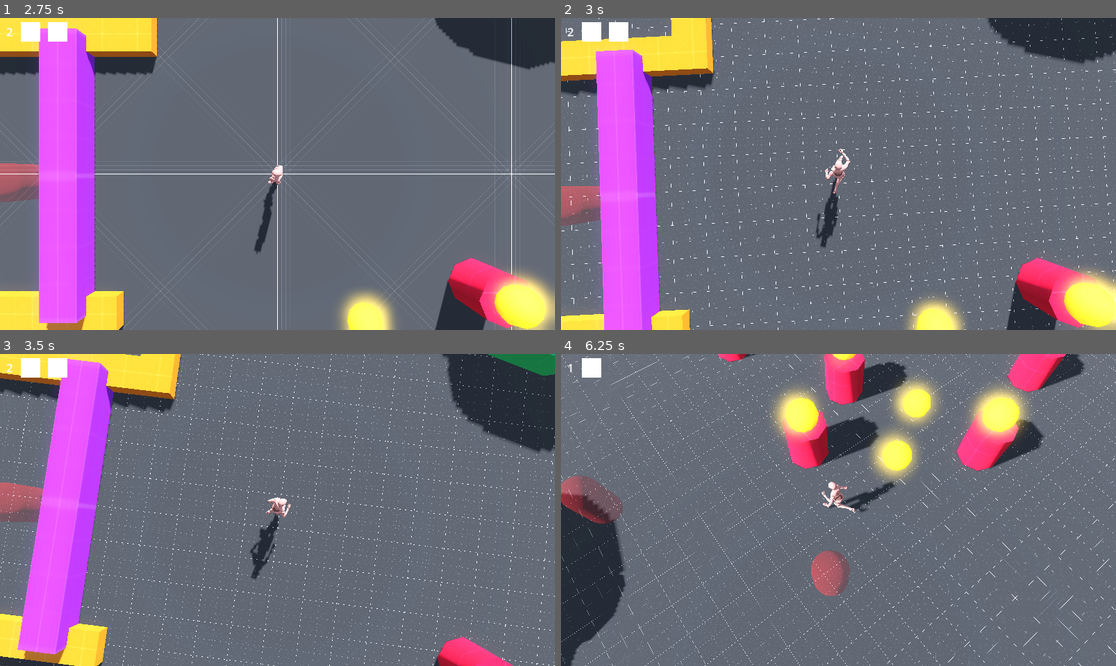
Above: before the commit, frames 1-4 (two rows, left to right).
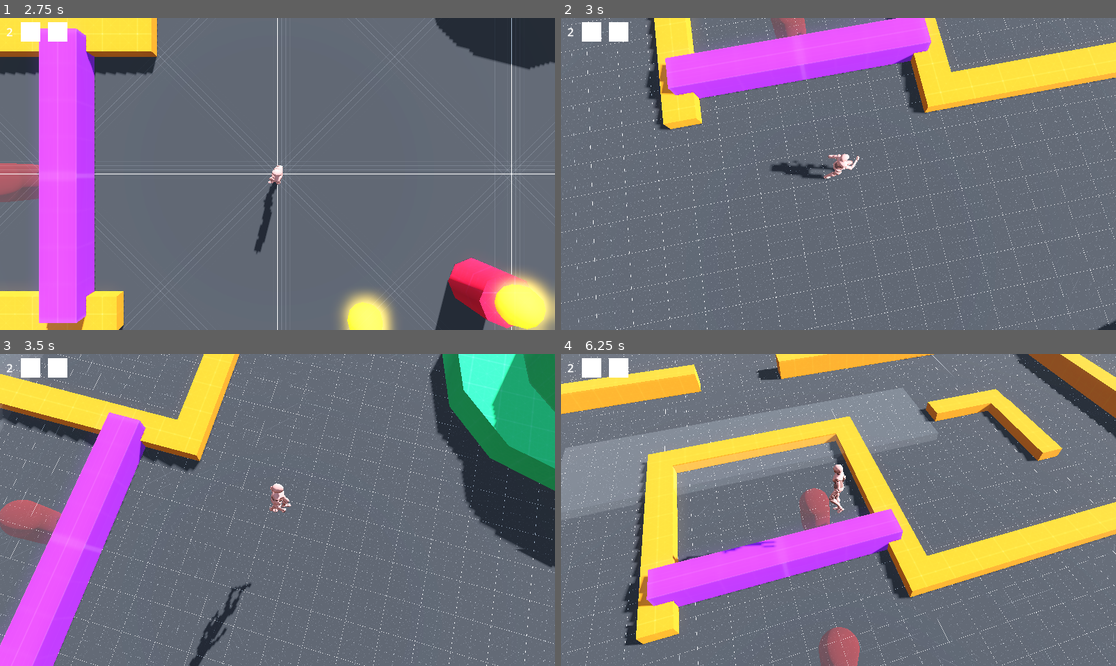
Above: after the commit, the same moments.

Repository: Bloombeard/diamond-heist
Game: Godot game, scene res://scenes/main_menu.tscn
The game is run twice, just before and just after one commit, with the same random seed, the same clock (stepped at 60 frames per second) and the same inputs.
Inputs:
- Up to frame 1 (2.75 s): click "START" at 0.5 s; click "START" at 1.25 s; click "dev: arena" at 2 s
- Up to frame 2 (3 s): tap Enter at 2.75 s; hold D (move_right) from 2.78 s (still down); tap Shift (dash) at 2.85 s
- Up to frame 3 (3.5 s): keep holding D (move_right); tap Space (jump) at 3.02, 3.05, 3.32 s
- Up to frame 4 (6.25 s): release D (move_right) at 3.53 s; hold S (move_backward) 3.53-4.28 s; tap Space (jump) at 3.6, 3.77, 4.07, 4.55, 5.27, 5.57, 5.85, 6.02 s; tap Shift (dash) at 3.8, 4.35, 5.1 s; hold D (move_right) 4.28-5.03 s; hold W (move_forward) 5.03-5.78 s; hold A (move_left) from 5.78 s (still down)

Frame 1 is identical in both runs. In frame 2, 37% of the frame differs, in the area x 0-100%, y 0-100%; in frame 3, 36%; in frame 4, 50%.

Commit message:
initial csg blocking

Diff:
--- /dev/null
+++ b/scenes/world.tscn
@@ -0,0 +1,371 @@
+[gd_scene load_steps=20 format=3 uid="uid://cx4fgmdp14gtg"]
+
+[ext_resource type="Script" uid="uid://du4uc3ndia0o6" path="res://scripts/vault.gd" id="1_7r4gi"]
+[ext_resource type="PackedScene" uid="uid://cocuv0btvffdb" path="res://scenes/pause_menu.tscn" id="2_w7kh3"]
+[ext_resource type="PackedScene" uid="uid://brju4w3b4dpj7" path="res://scenes/freezable_bridge.tscn" id="3_w7kh3"]
+[ext_resource type="PackedScene" uid="uid://ctxjia2mwr1rd" path="res://scenes/item_pickup.tscn" id="4_i7141"]
+[ext_resource type="Texture2D" uid="uid://c0rbj02fx21ld" path="res://assets/textures/grids/Light/texture_07.png" id="5_7r4gi"]
+[ext_resource type="Texture2D" uid="uid://does8rpwjdh1r" path="res://assets/textures/grids/Red/texture_05.png" id="5_jhx03"]
+[ext_resource type="Texture2D" uid="uid://djg8y25y06h5n" path="res://assets/textures/grids/Green/texture_09.png" id="6_w7kh3"]
+[ext_resource type="PackedScene" uid="uid://butv4eka18auv" path="res://scenes/player.tscn" id="7_xo05s"]
+[ext_resource type="Script" uid="uid://calcf0bm026jd" path="res://scripts/static_tracking_camera.gd" id="8_dss4m"]
+[ext_resource type="PackedScene" uid="uid://boc7uld8h3ora" path="res://scenes/camera_on_rails.tscn" id="9_7t5mc"]
+
+[sub_resource type="ProceduralSkyMaterial" id="ProceduralSkyMaterial_sgp6g"]
+sky_horizon_color = Color(0.662243, 0.671743, 0.686743, 1)
+ground_horizon_color = Color(0.662243, 0.671743, 0.686743, 1)
+
+[sub_resource type="Sky" id="Sky_o5qli"]
+sky_material = SubResource("ProceduralSkyMaterial_sgp6g")
+
+[sub_resource type="Environment" id="Environment_0wfyh"]
+background_mode = 2
+sky = SubResource("Sky_o5qli")
+tonemap_mode = 2
+sdfgi_enabled = true
+glow_enabled = true
+fog_enabled = true
+fog_light_color = Color(0.644337, 0.675688, 0.724948, 1)
+fog_density = 0.001
+
+[sub_resource type="StandardMaterial3D" id="StandardMaterial3D_jyhfs"]
+albedo_texture = ExtResource("5_jhx03")
+uv1_triplanar = true
+
+[sub_resource type="StandardMaterial3D" id="StandardMaterial3D_tefeu"]
+albedo_texture = ExtResource("5_7r4gi")
+uv1_triplanar = true
+
+[sub_resource type="StandardMaterial3D" id="StandardMaterial3D_e3hyu"]
+albedo_texture = ExtResource("6_w7kh3")
+
+[sub_resource type="BoxShape3D" id="BoxShape3D_jyhfs"]
+size = Vector3(13.934551, 15.955597, 18.109253)
+
+[sub_resource type="BoxShape3D" id="BoxShape3D_5fq5j"]
+size = Vector3(21.977236, 8.087921, 14.983398)
+
+[sub_resource type="BoxShape3D" id="BoxShape3D_skwyo"]
+size = Vector3(0.82666016, 2.3504639, 2.2167969)
+
+[node name="Vault" type="Node3D"]
+script = ExtResource("1_7r4gi")
+
+[node name="PauseMenu" parent="." instance=ExtResource("2_w7kh3")]
+
+[node name="WorldEnvironment" type="WorldEnvironment" parent="."]
+environment = SubResource("Environment_0wfyh")
+
+[node name="DirectionalLight3D" type="DirectionalLight3D" parent="."]
+transform = Transform3D(-0.245308, 0.553276, -0.796059, 1.39791e-08, 0.821149, 0.570714, 0.969445, 0.14, -0.201434, -10.6018, 12.7278, 0)
+shadow_enabled = true
+
+[node name="FreezableBridge" parent="." instance=ExtResource("3_w7kh3")]
+transform = Transform3D(-4.371139e-08, 0, 1, 0, 1, 0, -1, 0, -4.371139e-08, -39.668377, 1.2, 17.450535)
+
+[node name="bomb" parent="." instance=ExtResource("4_i7141")]
+transform = Transform3D(1, 0, 0, 0, 1, 0, 0, 0, 1, -14.7072735, -2.6444407, 17.935751)
+pickup_type = 6
+
+[node name="cube" parent="." instance=ExtResource("4_i7141")]
+transform = Transform3D(1, 0, 0, 0, 1, 0, 0, 0, 1, -35.222916, -2.9781513, -74.79792)
+pickup_type = 7
+
+[node name="vault_complex" type="CSGCombiner3D" parent="."]
+use_collision = true
+
+[node name="vault3" type="CSGBox3D" parent="vault_complex"]
+transform = Transform3D(1, 0, 0, 0, 1, 0, 0, 0, 1, -9.660775, -0.80914485, 37.537502)
+size = Vector3(1396.0247, 142.73705, 1003.1641)
+material = SubResource("StandardMaterial3D_jyhfs")
+
+[node name="ROOMv" type="CSGBox3D" parent="vault_complex/vault3"]
+transform = Transform3D(1, 0, 0, 0, 1, 0, 0, 0, 1, 17.317, 9, -37.189)
+operation = 2
+size = Vector3(13.319, 15, 17.688)
+material = SubResource("StandardMaterial3D_tefeu")
+
+[node name="DOORWAYva" type="CSGBox3D" parent="vault_complex/vault3"]
+transform = Transform3D(1, 0, 0, 0, 1, 0, 0, 0, 1, 9.2642975, 3.5, -38.274)
+operation = 2
+size = Vector3(3, 4, 2)
+material = SubResource("StandardMaterial3D_tefeu")
+
+[node name="ROOMa" type="CSGBox3D" parent="vault_complex/vault3"]
+transform = Transform3D(1, 0, 0, 0, 1, 0, 0, 0, 1, -2.2337027, 1, -43.01531)
+operation = 2
+size = Vector3(20.993, 11, 14.35)
+material = SubResource("StandardMaterial3D_tefeu")
+
+[node name="BOMBWAYac" type="CSGBox3D" parent="vault_complex/vault3"]
+transform = Transform3D(1, 0, 0, 0, 1, 0, 0, 0, 1, -2.210703, -3, -34.74122)
+operation = 2
+size = Vector3(5.434, 3, 4.0941796)
+material = SubResource("StandardMaterial3D_tefeu")
+
+[node name="grass" type="CSGBox3D" parent="vault_complex/vault3"]
+transform = Transform3D(1, 0, 0, 0, 1, 0, 0, 0, 1, -2.210805, -3.1650033, -37.00297)
+size = Vector3(5.4335546, 3.675993, 0.73648477)
+material = SubResource("StandardMaterial3D_e3hyu")
+
+[node name="DOORWAYab" type="CSGBox3D" parent="vault_complex/vault3"]
+transform = Transform3D(1, 0, 0, 0, 1, 0, 0, 0, 1, -14.096436, 3.9918604, -48.577717)
+operation = 2
+size = Vector3(3, 4, 2)
+material = SubResource("StandardMaterial3D_tefeu")
+
+[node name="vault_jumper" type="CSGBox3D" parent="vault_complex/vault3"]
+transform = Transform3D(1, 0, 0, 0, 1, 0, 0, 0, 1, -11.021305, -1.4094238, -48.409115)
+size = Vector3(3.501709, 6.8188477, 4.841675)
+material = SubResource("StandardMaterial3D_tefeu")
+
+[node name="vault_jumper2" type="CSGBox3D" parent="vault_complex/vault3"]
+transform = Transform3D(1, 0, 0, 0, 1, 0, 0, 0, 1, -11.021305, -2.144043, -40.980556)
+size = Vector3(3.501709, 5.3496094, 10.409149)
+material = SubResource("StandardMaterial3D_tefeu")
+
+[node name="vault_jumper3" type="CSGBox3D" parent="vault_complex/vault3"]
+transform = Transform3D(1, 0, 0, 0, 1, 0, 0, 0, 1, -7.054859, -3.9125977, -47.100266)
+size = Vector3(3.501709, 1.8125, 7.0370445)
+material = SubResource("StandardMaterial3D_tefeu")
+
+[node name="vault_jumper4" type="CSGBox3D" parent="vault_complex/vault3"]
+transform = Transform3D(1, 0, 0, 0, 1, 0, 0, 0, 1, -7.054859, -3.175293, -38.133636)
+size = Vector3(3.501709, 3.2871094, 7.0370445)
+material = SubResource("StandardMaterial3D_tefeu")
+
+[node name="vault_shallowpit" type="CSGBox3D" parent="vault_complex/vault3"]
+transform = Transform3D(1, 0, 0, 0, 1, 0, 0, 0, 1, -2.0982494, -4.701921, -38.724503)
+operation = 2
+size = Vector3(6.8269963, 0.42773438, 5.7789974)
+material = SubResource("StandardMaterial3D_tefeu")
+
+[node name="vault_shallowpit2" type="CSGBox3D" parent="vault_complex/vault3"]
+transform = Transform3D(1, 0, 0, 0, 1, 0, 0, 0, 1, -2.0982494, -4.701921, -46.923325)
+operation = 2
+size = Vector3(6.8269963, 0.42773438, 6.571994)
+material = SubResource("StandardMaterial3D_tefeu")
+
+[node name="ROOMb" type="CSGBox3D" parent="vault_complex/vault3"]
+transform = Transform3D(1, 0, 0, 0, 1, 0, 0, 0, 1, -24.822174, 5.5, -47.851032)
+operation = 2
+size = Vector3(18.853348, 7, 24.904116)
+material = SubResource("StandardMaterial3D_tefeu")
+
+[node name="ICEWAYbc" type="CSGBox3D" parent="vault_complex/vault3"]
+transform = Transform3D(-4.371139e-08, 0, 1, 0, 1, 0, -1, 0, -4.371139e-08, -30.193771, 4.4506006, -34.07738)
+operation = 2
+size = Vector3(3, 4.9174805, 6.7142944)
+material = SubResource("StandardMaterial3D_tefeu")
+
+[node name="ROOMc" type="CSGBox3D" parent="vault_complex/vault3"]
+transform = Transform3D(1, 0, 0, 0, 1, 0, 0, 0, 1, -14.148271, 2.27417, -19.992062)
+operation = 2
+size = Vector3(40.103474, 13.54834, 26.03473)
+material = SubResource("StandardMaterial3D_tefeu")
+
+[node name="c_jumper" type="CSGBox3D" parent="vault_complex/vault3"]
+transform = Transform3D(1, 0, 0, 0, 1, 0, 0, 0, 1, -30.312542, -1.409424, -30.461555)
+size = Vector3(8.25238, 6.8188477, 6.0892944)
+material = SubResource("StandardMaterial3D_tefeu")
+
+[node name="c_jumper2" type="CSGBox3D" parent="vault_complex/vault3"]
+transform = Transform3D(1, 0, 0, 0, 1, 0, 0, 0, 1, -30.312542, -1.409424, -9.546692)
+size = Vector3(8.25238, 6.8188477, 6.0892944)
+material = SubResource("StandardMaterial3D_tefeu")
+
+[node name="ICEWAYcf" type="CSGBox3D" parent="vault_complex/vault3"]
+transform = Transform3D(-4.371139e-08, 0, 1, 0, 1, 0, -1, 0, -4.371139e-08, -30.193771, 4.4506006, -5.6163864)
+operation = 2
+size = Vector3(3, 4.9174805, 6.7142944)
+material = SubResource("StandardMaterial3D_tefeu")
+
+[node name="pedestal" type="CSGCylinder3D" parent="vault_complex/vault3"]
+transform = Transform3D(1, 0, 0, 0, 1, 0, 0, 0, 1, -5.1027174, -3.6690073, -19.663355)
+radius = 1.9003906
+material = SubResource("StandardMaterial3D_tefeu")
+
+[node name="BOMBWAYbd" type="CSGBox3D" parent="vault_complex/vault3"]
+transform = Transform3D(1, 0, 0, 0, 1, 0, 0, 0, 1, -21.046394, 3.5, -61.254303)
+operation = 2
+size = Vector3(5.434, 3, 2.62)
+material = SubResource("StandardMaterial3D_tefeu")
+
+[node name="ROOMd" type="CSGBox3D" parent="vault_complex/vault3"]
+transform = Transform3D(1, 0, 0, 0, 1, 0, 0, 0, 1, -24.054451, 2.27417, -75.47591)
+operation = 2
+size = Vector3(13.845804, 13.54834, 26.03473)
+material = SubResource("StandardMaterial3D_tefeu")
+
+[node name="d_jumper3" type="CSGBox3D" parent="vault_complex/vault3"]
+transform = Transform3D(1, 0, 0, 0, 1, 0, 0, 0, 1, -21.030136, -1.409424, -86.22475)
+size = Vector3(8.25238, 6.8188477, 6.0892944)
+material = SubResource("StandardMaterial3D_tefeu")
+
+[node name="d_jumper4" type="CSGBox3D" parent="vault_complex/vault3"]
+transform = Transform3D(1, 0, 0, 0, 1, 0, 0, 0, 1, -21.030136, -1.409424, -65.30989)
+size = Vector3(8.25238, 6.8188477, 6.0892944)
+material = SubResource("StandardMaterial3D_tefeu")
+
+[node name="BOMBWAYac2" type="CSGBox3D" parent="vault_complex/vault3"]
+transform = Transform3D(1, 0, 0, 0, 1, 0, 0, 0, 1, -22.442513, -3, -88.091415)
+operation = 2
+size = Vector3(5.434, 3, 4.0941796)
+material = SubResource("StandardMaterial3D_tefeu")
+
+[node name="ROOMe" type="CSGBox3D" parent="vault_complex/vault3"]
+transform = Transform3D(1, 0, 0, 0, 1, 0, 0, 0, 1, -21.368732, 2.27417, -102.68144)
+operation = 2
+size = Vector3(19.217243, 13.54834, 26.03473)
+material = SubResource("StandardMaterial3D_tefeu")
+
+[node name="ICEWAYde" type="CSGBox3D" parent="vault_complex/vault3"]
+transform = Transform3D(-4.371139e-08, 0, 1, 0, 1, 0, -1, 0, -4.371139e-08, -20.92757, 4.4506006, -89.34812)
+operation = 2
+size = Vector3(3, 4.9174805, 6.7142944)
+material = SubResource("StandardMaterial3D_tefeu")
+
+[node name="pedestal2" type="CSGCylinder3D" parent="vault_complex/vault3"]
+transform = Transform3D(1, 0, 0, 0, 1, 0, 0, 0, 1, -25.540276, -3.6690073, -112.3618)
+radius = 1.9003906
+material = SubResource("StandardMaterial3D_tefeu")
+
+[node name="e_jumper" type="CSGBox3D" parent="vault_complex/vault3"]
+transform = Transform3D(1, 0, 0, 0, 1, 0, 0, 0, 1, -21.240097, 0.3167113, -92.87693)
+size = Vector3(20.04305, 3.3665771, 7.2966003)
+material = SubResource("StandardMaterial3D_tefeu")
+
+[node name="e_jumper2" type="CSGBox3D" parent="vault_complex/vault3"]
+transform = Transform3D(1, 0, 0, 0, 1, 0, 0, 0, 1, -15.504724, -3.2973404, -110.694824)
+size = Vector3(8.572307, 3.4125214, 10.647324)
+material = SubResource("StandardMaterial3D_tefeu")
+
+[node name="e_jumper3" type="CSGBox3D" parent="vault_complex/vault3"]
+transform = Transform3D(1, 0, 0, 0, 1, 0, 0, 0, 1, -12.594922, -0.4332832, -100.54715)
+size = Vector3(2.5509062, 1.4132919, 3.8140326)
+material = SubResource("StandardMaterial3D_tefeu")
+
+[node name="e_jumper4" type="CSGBox3D" parent="vault_complex/vault3"]
+transform = Transform3D(1, 0, 0, 0, 1, 0, 0, 0, 1, -28.452763, -1.2554628, -96.18585)
+size = Vector3(5.617717, 6.5109253, 13.221428)
+material = SubResource("StandardMaterial3D_tefeu")
+
+[node name="ROOMf" type="CSGBox3D" parent="vault_complex/vault3"]
+transform = Transform3D(1, 0, 0, 0, 1, 0, 0, 0, 1, -20.187244, 9.235352, 4.5090103)
+operation = 2
+size = Vector3(31.22477, 14.529297, 17.762945)
+material = SubResource("StandardMaterial3D_tefeu")
+
+[node name="ROOMh" type="CSGBox3D" parent="vault_complex/vault3"]
+transform = Transform3D(1, 0, 0, 0, 1, 0, 0, 0, 1, 15.772751, 13, 4.525463)
+operation = 2
+size = Vector3(40.719242, 7, 13.315212)
+material = SubResource("StandardMaterial3D_tefeu")
+
+[node name="guyshole" type="CSGBox3D" parent="vault_complex/vault3"]
+transform = Transform3D(-4.371139e-08, 0, 1, 0, 1, 0, -1, 0, -4.371139e-08, 32.079514, 11.499999, -4.9576263)
+operation = 2
+size = Vector3(5.8461914, 4, 6.714)
+material = SubResource("StandardMaterial3D_tefeu")
+
+[node name="ICEWAYhi" type="CSGBox3D" parent="vault_complex/vault3"]
+transform = Transform3D(-4.371139e-08, 0, 1, 0, 1, 0, -1, 0, -4.371139e-08, 14.1087, 11.5, -3.1315155)
+operation = 2
+size = Vector3(3, 4, 6.714)
+material = SubResource("StandardMaterial3D_tefeu")
+
+[node name="ROOMv4" type="CSGBox3D" parent="vault_complex/vault3"]
+transform = Transform3D(1, 0, 0, 0, 1, 0, 0, 0, 1, 16.581814, 9, -15.066513)
+operation = 2
+size = Vector3(13.135782, 15, 20.992128)
+material = SubResource("StandardMaterial3D_tefeu")
+
+[node name="i_jumper3" type="CSGBox3D" parent="vault_complex/vault3"]
+transform = Transform3D(1, 0, 0, 0, 1, 0, 0, 0, 1, 13.791863, 7.9885864, -27.10372)
+size = Vector3(8.25238, 3.0228271, 6.0892944)
+material = SubResource("StandardMaterial3D_tefeu")
+
+[node name="i_jumper4" type="CSGBox3D" parent="vault_complex/vault3"]
+transform = Transform3D(1, 0, 0, 0, 1, 0, 0, 0, 1, 13.791863, 5.3569336, -6.188858)
+size = Vector3(8.25238, 8.286133, 6.0892944)
+material = SubResource("StandardMaterial3D_tefeu")
+
+[node name="DOORWAYiv" type="CSGBox3D" parent="vault_complex/vault3"]
+transform = Transform3D(-4.371139e-08, 0, 1, 0, 1, 0, -1, 0, -4.371139e-08, 14.1087, 11.5, -26.939547)
+operation = 2
+size = Vector3(3, 4, 2)
+material = SubResource("StandardMaterial3D_tefeu")
+
+[node name="ROOMg" type="CSGBox3D" parent="vault_complex/vault3"]
+transform = Transform3D(1, 0, 0, 0, 1, 0, 0, 0, 1, -48.22594, 2.27417, 4.7575836)
+operation = 2
+size = Vector3(20.247791, 13.54834, 17.439346)
+material = SubResource("StandardMaterial3D_tefeu")
+
+[node name="BOMBWAYfg" type="CSGBox3D" parent="vault_complex/vault3"]
+transform = Transform3D(-4.371139e-08, 0, 1, 0, 1, 0, -1, 0, -4.371139e-08, -36.846733, 3.5, 6.2700844)
+operation = 2
+size = Vector3(5.434, 3, 2.62)
+material = SubResource("StandardMaterial3D_tefeu")
+
+[node name="pedestal3" type="CSGCylinder3D" parent="vault_complex/vault3"]
+transform = Transform3D(1, 0, 0, 0, 1, 0, 0, 0, 1, -48.31173, -3.6690073, 4.7483826)
+radius = 1.9003906
+material = SubResource("StandardMaterial3D_tefeu")
+
+[node name="DOORWAYvj" type="CSGBox3D" parent="vault_complex/vault3"]
+transform = Transform3D(-4.371139e-08, 0, 1, 0, 1, 0, -1, 0, -4.371139e-08, 17.980494, 47.702126, -38.041)
+operation = 2
+size = Vector3(8.355469, 64.78589, 7.034851)
+material = SubResource("StandardMaterial3D_tefeu")
+
+[node name="ItemPickup" parent="vault_complex" instance=ExtResource("4_i7141")]
+transform = Transform3D(1, 0, 0, 0, 1, 0, 0, 0, 1, -57.71118, -2.9781523, 42.342117)
+pickup_type = 5
+
+[node name="Player" parent="." instance=ExtResource("7_xo05s")]
+transform = Transform3D(-4.37114e-08, 0, -1, 0, 1, 0, 1, 0, -4.37114e-08, 2.739437, 0.68270636, 7.298099e-07)
+
+[node name="hallway_camera" type="Camera3D" parent="." node_paths=PackedStringArray("target")]
+transform = Transform3D(-0.6659867, 0.5582364, -0.4948069, 0.03967631, 0.6888816, 0.7237873, 0.74490774, 0.46240056, -0.48093477, -10.366768, 4.6975546, -10.529995)
+script = ExtResource("8_dss4m")
+target = NodePath("../Player")
+
+[node name="vault_camera" type="Camera3D" parent="." node_paths=PackedStringArray("target")]
+transform = Transform3D(-0.8642046, -0.17474686, 0.47181997, 0, 0.93774956, 0.34731215, -0.5031407, 0.30014873, -0.81040746, 11.581349, 6.0930195, -7.5658383)
+script = ExtResource("8_dss4m")
+target = NodePath("../Player")
+
+[node name="outside_follow_camera" parent="." node_paths=PackedStringArray("target") instance=ExtResource("9_7t5mc")]
+transform = Transform3D(1, 0, 0, 0, 1, 0, 0, 0, 1, 0, 2.3651495, 0)
+target = NodePath("../Player")
+
+[node name="vault_area" type="Area3D" parent="."]
+transform = Transform3D(1, 0, 0, 0, 1, 0, 0, 0, 1, 0, 1.2479479, 0)
+
+[node name="CollisionShape3D" type="CollisionShape3D" parent="vault_area"]
+transform = Transform3D(1, 0, 0, 0, 1, 0, 0, 0, 1, 7.650072, 6.6877594, 0.3303833)
+shape = SubResource("BoxShape3D_jyhfs")
+
+[node name="hallway_area" type="Area3D" parent="."]
+transform = Transform3D(1, 0, 0, 0, 1, 0, 0, 0, 1, -12.076374, 0, 0)
+
+[node name="CollisionShape3D" type="CollisionShape3D" parent="hallway_area"]
+transform = Transform3D(1, 0, 0, 0, 1, 0, 0, 0, 1, -0.027449608, -1.2217993, -5.1783066)
+shape = SubResource("BoxShape3D_5fq5j")
+
+[node name="outside_area" type="Area3D" parent="."]
+transform = Transform3D(1, 0, 0, 0, 1, 0, 0, 0, 1, -25.711834, 0, 0)
+
+[node name="CollisionShape3D" type="CollisionShape3D" parent="outside_area"]
+transform = Transform3D(1, 0, 0, 0, 1, 0, 0, 0, 1, 1.3473434, 1.1886638, 0)
+shape = SubResource("BoxShape3D_skwyo")
+
+[connection signal="body_entered" from="vault_area" to="." method="_on_vault_area_body_entered"]
+[connection signal="body_entered" from="vault_area" to="Player" method="_on_area_3d_body_entered"]
+[connection signal="body_exited" from="vault_area" to="." method="_on_vault_area_body_exited"]
+[connection signal="body_exited" from="vault_area" to="Player" method="_on_area_3d_body_exited"]
+[connection signal="body_entered" from="hallway_area" to="." method="_on_hallway_area_body_entered"]
+[connection signal="body_entered" from="hallway_area" to="Player" method="_on_hallway_area_body_entered"]
+[connection signal="body_entered" from="outside_area" to="." method="_on_outside_area_body_entered"]
+[connection signal="body_entered" from="outside_area" to="Player" method="_on_outside_area_body_entered"]
--- a/scripts/player_variables.gd
+++ b/scripts/player_variables.gd
@@ -3,8 +3,8 @@
 var max_armor := 2
 var armor := max_armor
 var has_sword: bool
-var has_jump: bool
-var has_dash: bool
+var has_jump := true
+var has_dash := true
 var has_spin: bool # not implemented
 var has_bubble: bool
 var has_bomb: bool
